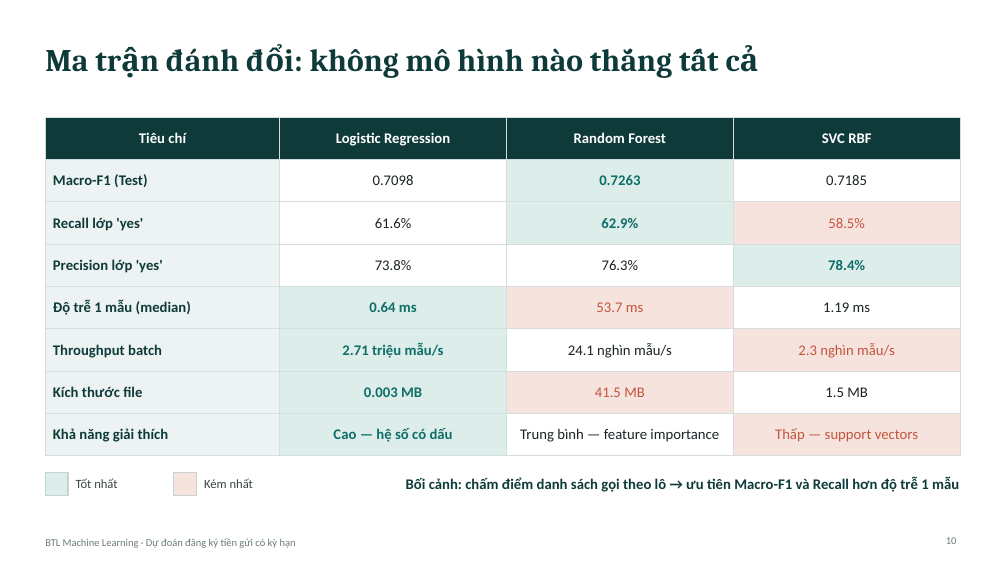
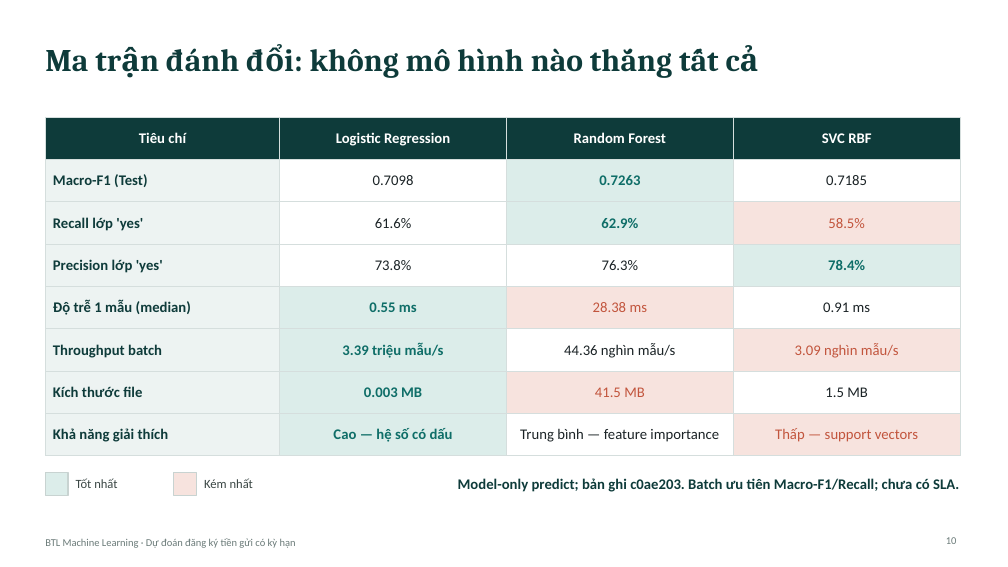
Before and after one commit to ThayLoi2k10/BTL_ML, a slide deck: slide 10 of docs/Slides.pptx. Drawn at 1008x567 pixels with LibreOffice and Linux fonts; fonts in the diff are those of the drawing. Boxes give left, top, right and bottom in pixels: in the first picture for what was removed or moved away, otherwise in the second. Text is boxed around its words. In the diff, an @@ line names an element or a change of style, - is before the commit and + after.

```diff
--- a/docs/Slides.pptx
+++ b/docs/Slides.pptx
@@ table at (x1=45, y1=117, x2=960, y2=446) @@
-row 5: Độ trễ 1 mẫu (median) | 0.64 ms | 53.7 ms | 1.19 ms
+row 5: Độ trễ 1 mẫu (median) | 0.55 ms | 28.38 ms | 0.91 ms
-row 6: Throughput batch | 2.71 triệu mẫu/s | 24.1 nghìn mẫu/s | 2.3 nghìn mẫu/s
+row 6: Throughput batch | 3.39 triệu mẫu/s | 44.36 nghìn mẫu/s | 3.09 nghìn mẫu/s
@@ text at (x1=458, y1=478, x2=959, y2=492): text changed @@
-Bối cảnh: chấm điểm danh sách gọi theo lô → ưu tiên Macro-F1 và Recall hơn độ trễ 1 mẫu
+Model-only predict; bản ghi c0ae203. Batch ưu tiên Macro-F1/Recall; chưa có SLA.
```
Also in this commit, not shown: 9 other slides changed, 11 other files.
